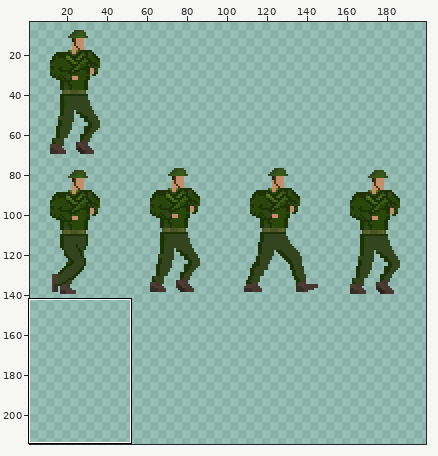
File history of a sprite sheet, Resources/Sprites/Enemy/enemyWalkingSprite.png. The first picture is a wide view before the edit; the outline marks the close-up.
Close-up. Before the commit:
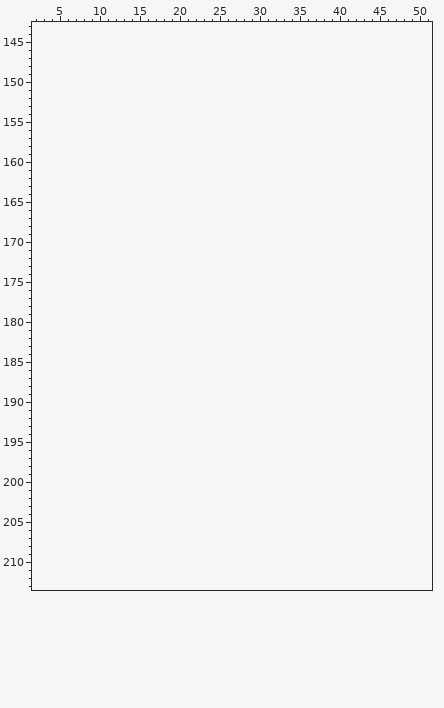
The file is 200x140 pixels. Colours within 5 levels of each other are drawn and written as one. Shown: x 2..51, y 143..213. The old version is drawn lined up with the new one, on the new canvas. The wide view leaves out empty margins. The commit also changed other parts of the picture, which this record leaves out.
Palette (. is transparent): 
Pixels before (only the part around the change), first column x 2:
143 ...............................................
144 ...............................................
145 ...............................................
146 ...............................................
147 ...............................................
148 ...............................................
149 ...............................................
150 ...............................................
151 ...............................................
152 ...............................................
153 ...............................................
154 ...............................................
155 ...............................................
156 ...............................................
157 ...............................................
158 ...............................................
159 ...............................................
160 ...............................................
161 ...............................................
162 ...............................................
163 ...............................................
164 ...............................................
165 ...............................................
166 ...............................................
167 ...............................................
168 ...............................................
169 ...............................................
170 ...............................................
171 ...............................................
172 ...............................................
173 ...............................................
174 ...............................................
175 ...............................................
176 ...............................................
177 ...............................................
178 ...............................................
179 ...............................................
180 ...............................................
181 ...............................................
182 ...............................................
183 ...............................................
184 ...............................................
185 ...............................................
186 ...............................................
187 ...............................................
188 ...............................................
189 ...............................................
190 ...............................................
191 ...............................................
192 ...............................................
193 ...............................................
194 ...............................................
195 ...............................................
196 ...............................................
197 ...............................................
198 ...............................................
199 ...............................................
200 ...............................................
201 ...............................................
202 ...............................................
203 ...............................................
204 ...............................................
205 ...............................................
206 ...............................................
207 ...............................................
208 ...............................................
209 ...............................................
210 ...............................................
211 ...............................................
212 ...............................................
213 ...............................................
And afterwards:
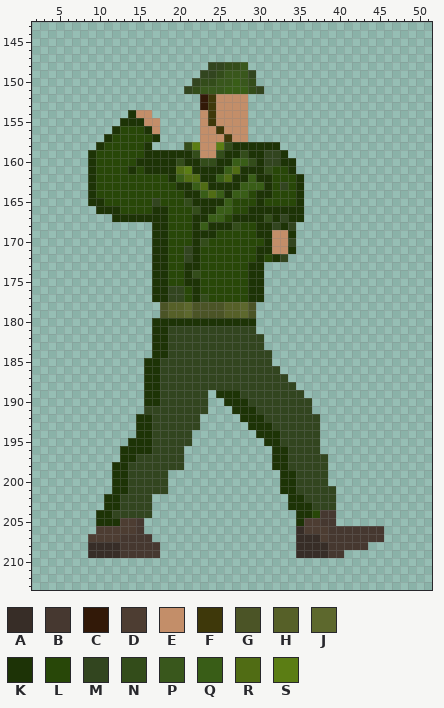
Colours new in this view: A #372d27  B #463830  C #321908  D #4d3d32  E #c38e69  F #3e380a  G #4b5426  H #566028  J #5d682d  K #1d3306  L #284708  M #32451f  N #334c1a  P #39571c  Q #395d17  R #506c14  S #5b7d14
What changed:
canvas 200x140 -> 200x240
Changed rows in their new state; - is an unchanged pixel.
first column x 9:
148 ---------------MMNNP-----------------
149 --------------MMNPPPM----------------
150 -------------MNNPPQPN----------------
151 ------------MNPPPQQQNM---------------
152 --------------CFEEEE-----------------
153 --------------CFEEEE-----------------
154 -----KEE------EFEEEE-----------------
155 ----KKKEE-----EFEEEE-----------------
156 ---KLLLKE-----EEFEEE-----------------
157 --KLLLLLK-----EEEFEE-----------------
158 -KLLLLLK----NSEESNKKKKKK-------------
159 KLLLLLLKKKKKKNEENKKNKKMMK------------
160 KLLLLLKKKKKNKKNNKKQQNKMMKK-----------
161 KLLLLKLKKKKRSKKKKQRKKKNLLK-----------
162 KLLLLLLLLLKQRRKKQRKKQKKLLLK----------
163 KLLLLLLLLLLKKQRKKKKQQQKLMLK----------
164 KLLLLLLLLLLLKKQRQKQQLKKLLLK----------
165 KKLLLLLLMLLLNKKKKQLLLKLLLLK----------
166 -KKKLLLLKKLLLNKKQQLLKKKKKKK----------
167 ---KKKKKKKLLLKKQQLKKKKNKMKK----------
168 --------KKLLLKQKKKNLLKKMKM-----------
169 --------KKLLLKKKLLLLLKKEEK-----------
170 --------KKLLLKNLLLLLLLKEEM-----------
171 --------KKLLMKLLLLLLLKKEEK-----------
172 --------KKLLMKLLLLLLLKLKM------------
173 --------KKLLKKLLLLLLKK---------------
174 --------KKLLKNLLLLLLKK---------------
175 --------KKLLKKLLLLLLKK---------------
176 --------KKMMLKLLLLLLKK---------------
177 --------KKMMLKNLLLLLKK---------------
178 ---------GHHJGGGGHHJG----------------
179 ---------GHHJGGGGHHJG----------------
180 --------KKKKKKKKKKKKK----------------
181 --------KKMMMMMMMMMMM----------------
182 --------KKMMMMMMMMMMMM---------------
183 --------KKMMMMMMMMMMMM---------------
184 --------KKMMMMMMMMMMMMM--------------
185 -------KKMMMMMMMMMMMMMM--------------
186 -------KKMMMMMMMMMMMMMMM-------------
187 -------KKMMMMMMMMMMMMMMMM------------
188 -------KKMMMMMMMMMMMMMMMMM-----------
189 -------KKMMMMMM-KKKMMMMMMMM----------
190 -------KKMMMMMM--KKKMMMMMMMM---------
191 -------MMMMMMMM---KKKMMMMMMM---------
192 ------KKMMMMMM-----KKKMMMMMMM--------
193 ------KKMMMMMM------KKKMMMMMM--------
194 ------KKMMMMM--------KKKMMMMM--------
195 -----KKKMMMMM---------KKMMMMM--------
196 ----KKKKMMMM-----------KKMMMM--------
197 ----KKMMMMMM-----------KKMMMMM-------
198 ---KKMMMMMMM-----------KKMMMMM-------
199 ---KKMMMMM--------------KKMMMM-------
200 ---KKMMMMM--------------KKMMMM-------
201 ---KKMMMMM--------------KKMMMMM------
202 --KKMMMM-----------------KKMMMM------
203 --KKMMMM-----------------KKKMMM------
204 -KKMMMMM------------------KKLBB------
205 -KKKDDB-------------------KDDBB------
206 -DDDDDB-------------------ADDDBBBBBBB
207 DDDDBBBB------------------AAADBBBBBBB
208 AAAABBBBB-----------------AAAABBBBB--
209 AAAABBBBB-----------------AAAABB-----
Pixel boxes of the changes (left, top, right, bottom) in both close-ups:
added: (88, 62, 384, 558)
